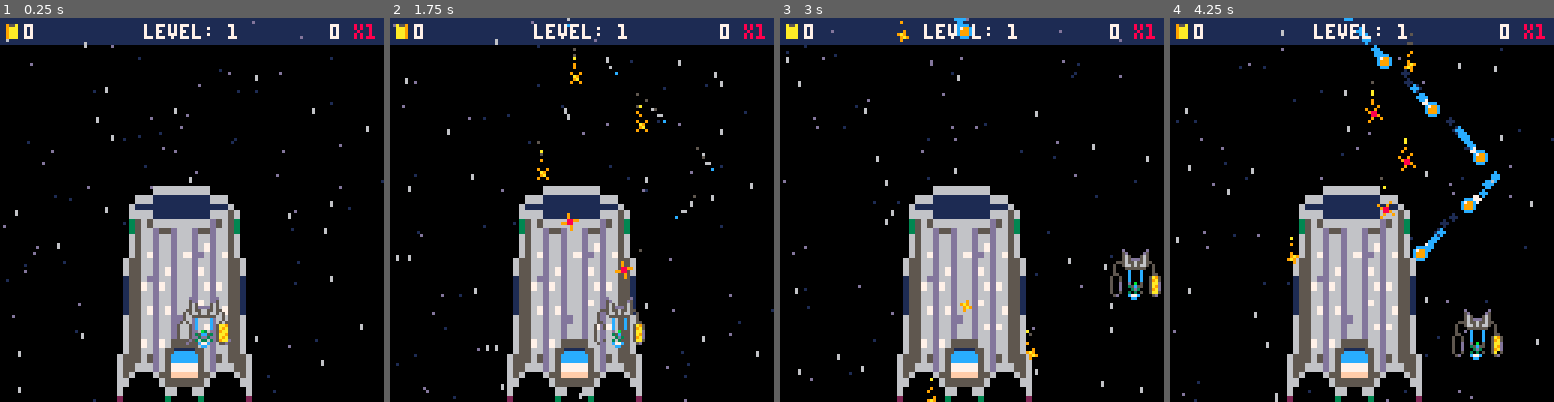
Above: before the commit, frames 1-4 (left to right).
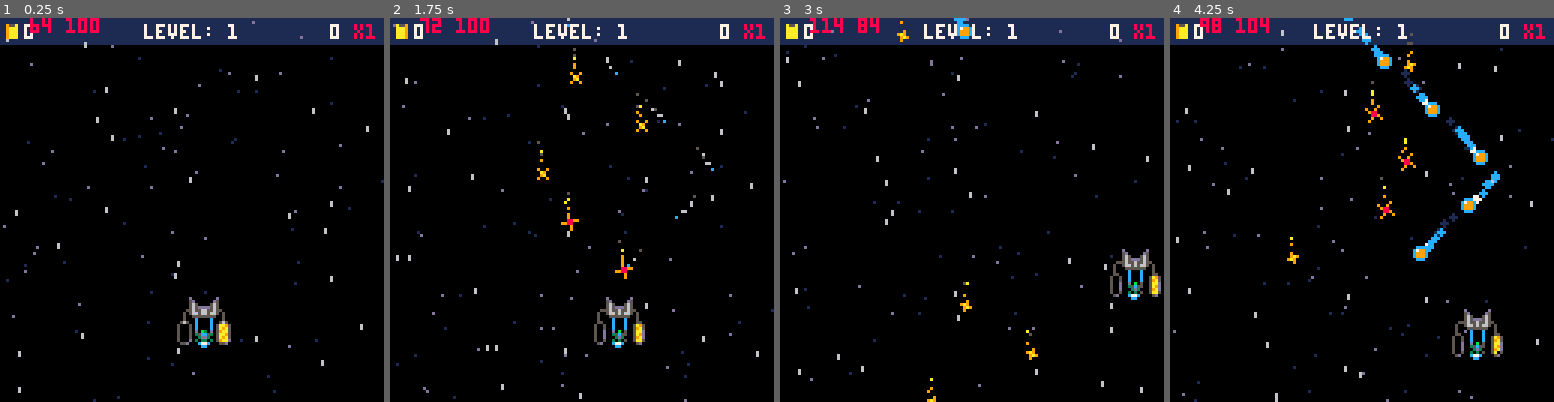
Above: after the commit, the same moments.

Repository: jacobneal65/drop-p8
Game: PICO-8 cartridge drop.p8
Two runs of this game, one before a commit and one after it. Both use one fixed random seed, a clock stepped at 60 frames per second and the inputs below.
Inputs:
- Up to frame 1 (0.25 s): no input
- Up to frame 2 (1.75 s): hold Right from 1.6 s (still down)
- Up to frame 3 (3 s): release Right at 2.1 s; hold Up 2.15-2.42 s; hold Right from 2.47 s (still down)
- Up to frame 4 (4.25 s): release Right at 3.03 s; hold Left 3.08-3.58 s; hold Down 3.63-3.97 s; hold Right from 4.02 s (still down)

The runs differ from the first frame. In frame 1, 15% of the frame differs, in the area x 7-66%, y 0-100%; in frame 2, 15%; in frame 3, 16%; in frame 4, 16%.

Commit message:
fixed easing functions

Diff:
--- a/drop.p8
+++ b/drop.p8
@@ -123,8 +123,7 @@
 	if fuel <=0 then
 		debug[1]="out of fuel"
 	end
-	p_spr,b_spr,s_spr=3,1,19
-	p_flp=false
+	rst_pspr()
 
 	--left/right
 	if btn(0) then
@@ -167,7 +166,7 @@
 end
 
 function drw_player()
-	spr(80,37,56,6,9)
+debug[1]=p_x.." "..p_y
 	--red tank insides
  tank=flr(min(fuel,100)/100*24)
  ty=0
@@ -194,8 +193,6 @@
 	end
 
 	--player
- local t_px=flr(p_x)
- local t_py=flr(p_y)
 	spr(p_spr,p_x,p_y,1,1,p_flp)
 	--red tank
 	spr(s_spr,p_x+7,p_y+1,1,1,p_flp)
@@ -210,10 +207,15 @@
 	--flame
 	if fuel >0 then
 		f_sprs={5,6,7,6,5}
-		spr(get_frame(f_sprs,1),t_px,t_py+8)
+		spr(get_frame(f_sprs,1),p_x,p_y+8)
 	end
 	local _lvl="level: "..level
 	print(_lvl,hcenter(_lvl),2,7)
+end
+
+function rst_pspr()
+	p_spr,b_spr,s_spr=3,1,19
+	p_flp=false
 end
 
 function drw_points()
@@ -594,14 +596,22 @@
 function init_eol()
 	eol_t=0
 	s_tmr=0
+	m_off=80
 	mv_plyr=true
 	fruitlet={}
+	--reset plyr spr
+	rst_pspr()
+	fr_spr,fl_spr=36,52
+	ip_x=p_x
+	ip_y=p_y
+
 	_upd=upd_eol
-	--_drw=drw_eol
+	_drw=drw_eol
 end
 
 function upd_eol()
 	--lerp the player to middle
+	m_off=max(0,m_off-1)
 	if mv_plyr then
 		p_lerp()
 	else
@@ -635,18 +645,36 @@
 end
 
 function drw_eol()
-
+	drw_player()
+	drw_points()
+	draw_mothership()
 end
 
 function draw_mothership()
-
+	spr(80,37,56+m_off,6,9)
+	fire(48,120+m_off,0,0.5,6,6,f3c)
+	fire(75,120+m_off,0,0.5,6,6,f3c)
+	draw_refuelrs()
+end
+
+function draw_refuelrs()
+	spr(40,35,88+m_off)--lship
+	spr(19,29,90+m_off)--lcase
+
+	spr(40,80,88+m_off,1,1,true)
+	spr(19,86,90+m_off,1,1,true)
+end
+
+--warp to next area
+function warp()
 
 end
 
 function p_lerp()
-	eol_t=min(eol_t+0.1,1)
-	p_x=lerp(p_x,56,eol_t)
-	p_y=lerp(p_y,32,eol_t)
+	eol_t=min(eol_t+0.01,1)
+ local _t=easeinoutovershoot(eol_t)
+	p_x=lerp(ip_x,56,_t)
+	p_y=lerp(ip_y,32,_t)
 	if eol_t==1 then
 		mv_plyr=false
 	end
@@ -888,140 +916,163 @@
 	return 64-#s*2
 end
 
+--do not use a changing
+--value for a silly boi
 function lerp(a,b,t)
 	return a+(b-a)*t
 end
 
-…(133 lines of a section not shown)…
+function easeoutovershoot(t)
+	t-=1
+	return 1+2.7*t*t*t+1.7*t*t
+end
+
+function easeinoutovershoot(t)
+	if t<.5 then
+		return (2.7*8*t*t*t-1.7*4*t*t)/2
+	else
+		t-=1
+		return 1+(2.7*8*t*t*t+1.7*4*t*t)/2
+	end
+end
+
+function easeoutelastic(t)
+	if(t==1) return 1
+	return 1-2^(-10*t)*cos(2*t)
+end
+…(136 lines of a section not shown)…
Not shown, changed: 18 lines of the sprite sheet (__gfx__) section of drop.p8
